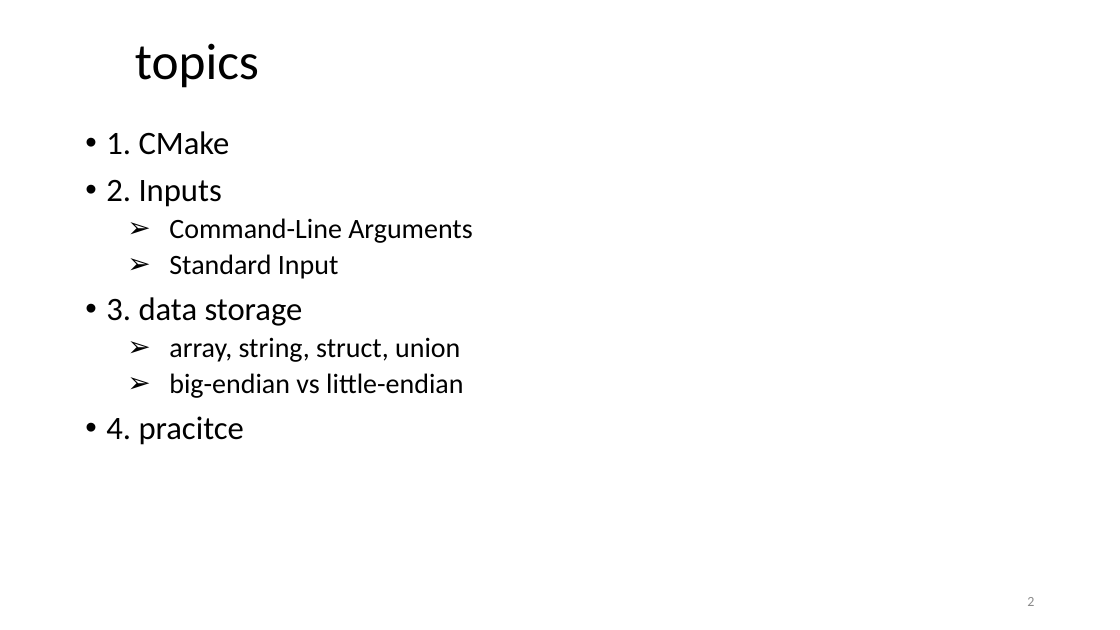
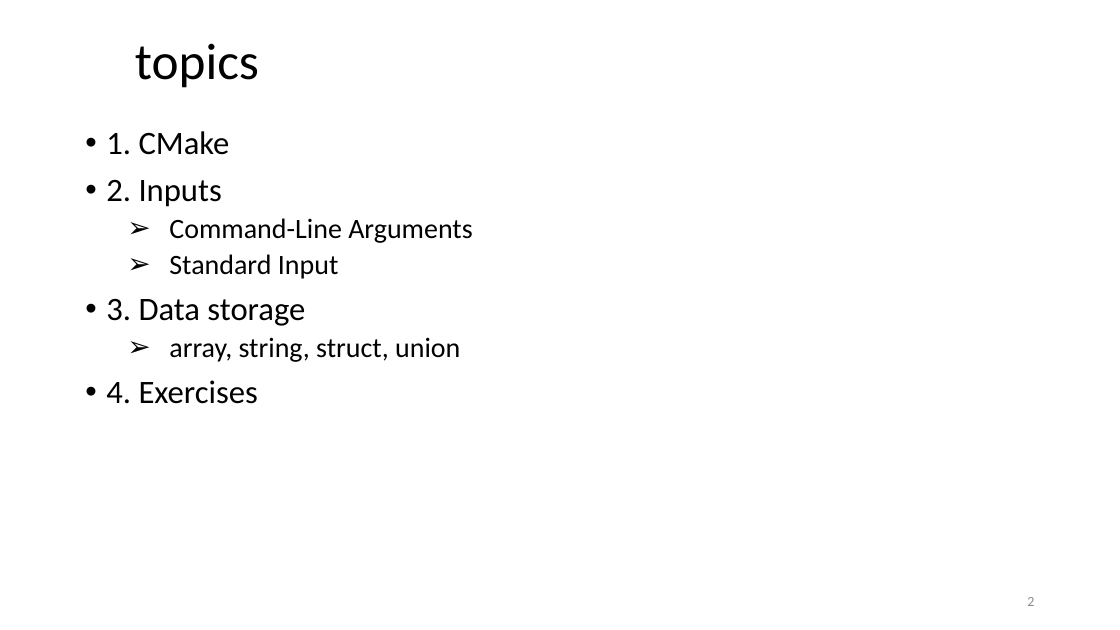
Before and after one commit to ShiqiYu/CPP, a slide deck: slide 2 of week04/Lab04.pptx. Drawn at 1120x630 pixels with LibreOffice and Linux fonts; fonts in the diff are those of the drawing; background and template pictures are left out. Boxes give left, top, right and bottom in pixels: in the first picture for what was removed or moved away, otherwise in the second. Text is boxed around its words. In the diff, an @@ line names an element or a change of style, - is before the commit and + after.

```diff
--- a/week04/Lab04.pptx
+++ b/week04/Lab04.pptx
@@ text at (106,298,305,326): text changed @@
-• 3. data storage
+• 3. Data storage
@@ text at (106,380,258,404): text changed; size 24 to 28 pt @@
-  ➢ big-endian vs little-endian
-• 4. pracitce
+• 4. Exercises
```
Also in this commit, not shown: 2 other slides changed, 1 slide added, 3 slides removed, 1 other file.
